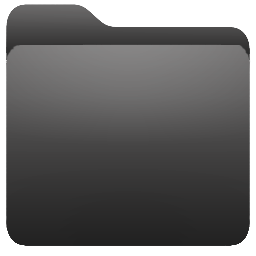
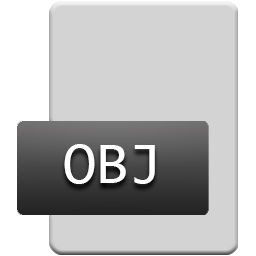
Layered file, before and after one edit (256×256). Changes by layer:
showed group "explorer.file" (19 layers) over [17, 1, 238, 255]
added layer "OBJ" in group "models" over [64, 144, 155, 184]
hid group "explorer.folder" (2 layers) over [6, 4, 251, 246]
